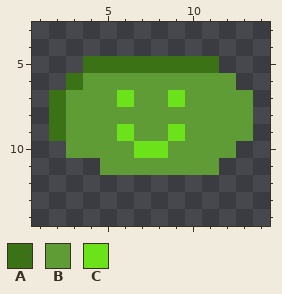
Pixel-art file: sprites/comments/comment_4.aseprite. This is how it looked before the edit.
16x16 pixels, 1 frame. Shown: x 1..14, y 3..14.
Palette (. is transparent): A #3c7216  B #5f9c35  C #6ce21b
New version:
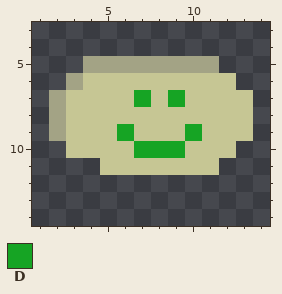
Colours new in this view: D #16a424
Difference:
colour A: #3c7216 -> #a3a385
colour B: #5f9c35 -> #c6c694
y 7: x 6..7 CB -> BD; x 9 C -> D
y 9: x 6 C -> D; x 9..10 CB -> BD
y 10: x 7..9 CCB -> DDD
Where, in picture pixels (left, top, right, bottom), the same in both pictures:
changed: (49, 56, 253, 175)
